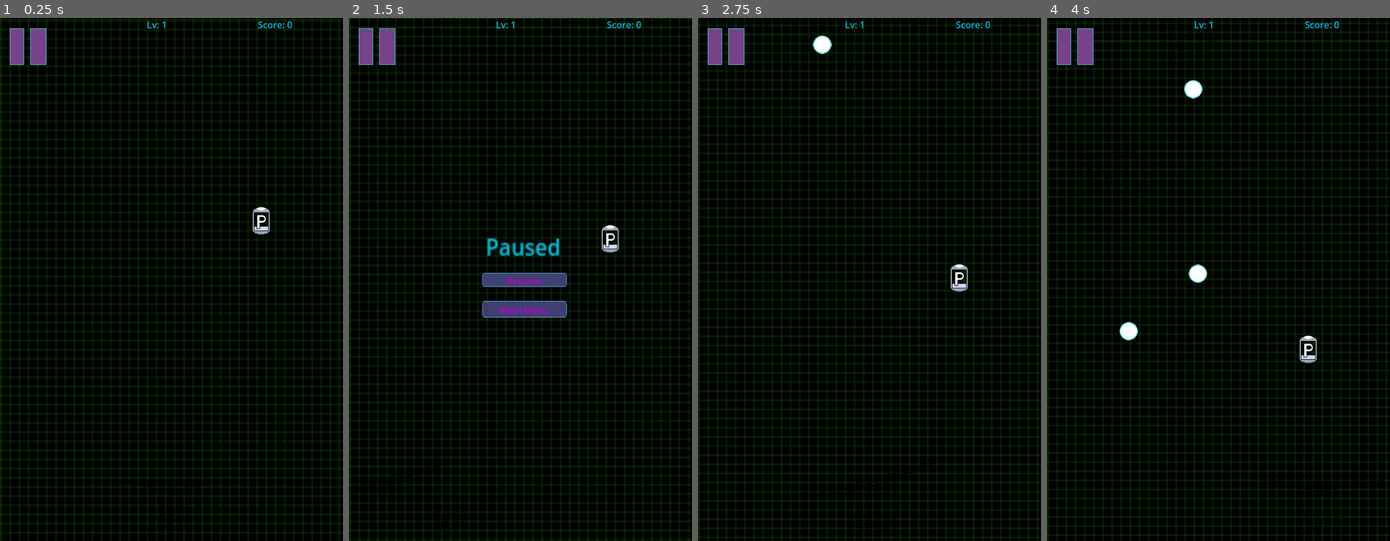
Above: before the commit, frames 1-4 (left to right).
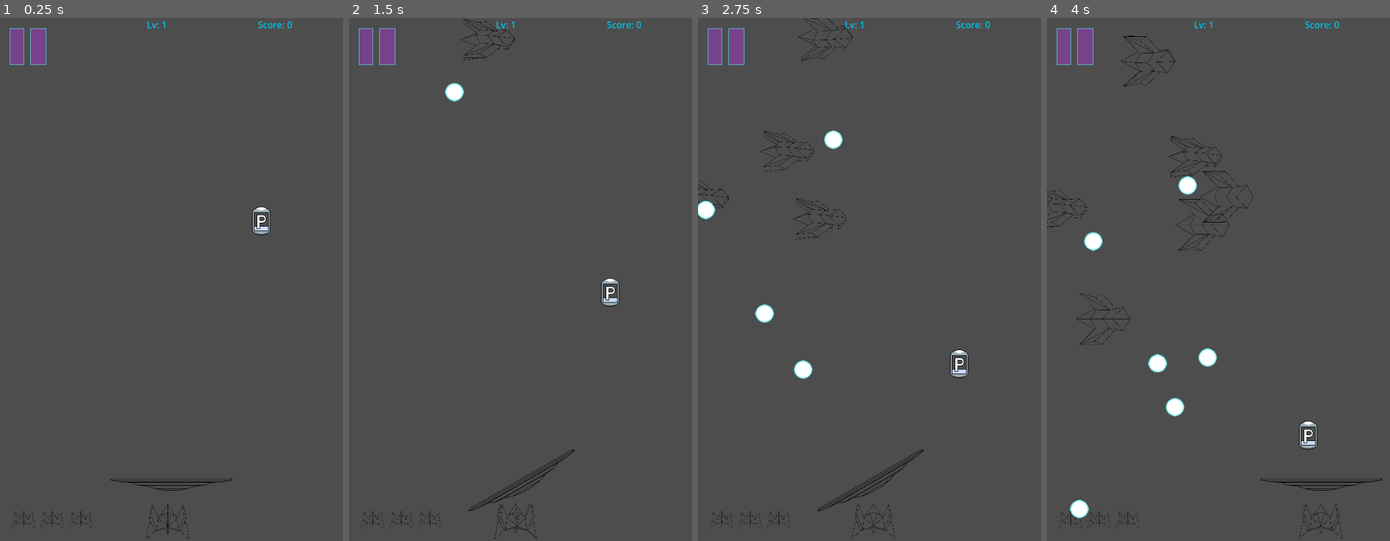
Above: after the commit, the same moments.

Repository: dommie123/Bullet_Hell
Game: Godot game, scene res://nodes/main.tscn
Same seed, same stepped clock (60 frames per second), same inputs: the game is played once before the commit and once after it.
Inputs (mouse positions are in pixels of both pictures, inside the frame that each line leads up to):
- Up to frame 1 (0.25 s): no input
- Up to frame 2 (1.5 s): click (376, 44) at 0.5 s; click (523, 310) at 1.25 s, where only the run before the commit has a clickable "Main Menu"
- Up to frame 3 (2.75 s): click (872, 284) at 2 s, where only the run before the commit has a clickable "Resume"
- Up to frame 4 (4 s): move the mouse to (1221, 483) at 2.77 s; press the mouse at (1221, 483) at 2.78 s; move the mouse to (1321, 357) at 3.52 s; release the mouse at (1321, 357) at 3.53 s; right-click (1321, 357) at 3.6 s

The runs differ from the first frame. In frame 1, 99% of the frame differs, in the area x 0-100%, y 0-100%; in frame 2, 99%; in frame 3, 99%; in frame 4, 99%.

Commit message:
Game Over screen implemented

Diff:
--- a/nodes/main.tscn
+++ b/nodes/main.tscn
@@ -40,15 +40,18 @@
 autostart = true
 
 [node name="Sprite2D" type="Sprite2D" parent="."]
+visible = false
 z_index = -1
 material = SubResource("ShaderMaterial_k8ur7")
 position = Vector2(308, 465)
 texture = ExtResource("7_bndeg")
 
 [connection signal="update_score" from="." to="UI" method="_on_main_update_score"]
+[connection signal="new_game_started" from="UI" to="." method="_on_ui_new_game_started"]
 [connection signal="toggle_game_paused" from="UI" to="." method="_on_ui_toggle_game_paused"]
 [connection signal="deactivate_curse" from="Player" to="." method="_on_player_deactivate_curse"]
 [connection signal="deactivate_powerup" from="Player" to="." method="_on_player_deactivate_powerup"]
+[connection signal="player_died" from="Player" to="." method="_on_player_player_died"]
 [connection signal="player_died" from="Player" to="PlayerShip" method="_on_player_player_died"]
 [connection signal="lose_life" from="PlayerShip" to="UI" method="_on_player_ship_lose_life"]
 [connection signal="lose_life" from="PlayerShip" to="Player" method="_on_player_ship_lose_life"]
--- a/nodes/player_ship.tscn
+++ b/nodes/player_ship.tscn
@@ -153,6 +153,7 @@
 size = Vector2(24, 22)
 
 [node name="PlayerShip" type="RigidBody2D"]
+process_priority = 2
 collision_mask = 192
 mass = 5.0
 inertia = 10.0
--- a/nodes/ui.tscn
+++ b/nodes/ui.tscn
@@ -1,10 +1,11 @@
-[gd_scene load_steps=6 format=3 uid="uid://by45tyjaglmsp"]
+[gd_scene load_steps=7 format=3 uid="uid://by45tyjaglmsp"]
 
 [ext_resource type="Script" path="res://scripts/ui.gd" id="1_7nk61"]
 [ext_resource type="PackedScene" uid="uid://b6ev8dcx56mgj" path="res://nodes/life_count.tscn" id="2_dmacp"]
 [ext_resource type="Texture2D" uid="uid://c18f328b2glqi" path="res://assets/UI/PauseIcon.png" id="2_uj1mv"]
 [ext_resource type="SystemFont" uid="uid://6qb1h1l1641a" path="res://assets/UI/fonts/game_subheading.tres" id="4_wyrm4"]
 [ext_resource type="Texture2D" uid="uid://byq07bmfd2jar" path="res://assets/UI/CustomButtonIcon.png" id="5_os3yk"]
+[ext_resource type="Texture2D" uid="uid://c6rjenyrn4rbt" path="res://assets/UI/GameOverButtonIcon.png" id="6_y8tks"]
 
 [node name="UI" type="ReferenceRect"]
 anchors_preset = 15
@@ -20,6 +21,7 @@
 lifeCountScene = ExtResource("2_dmacp")
 
 [node name="TextureButton" type="TextureButton" parent="."]
+process_priority = 1
 layout_mode = 0
 offset_left = 17.0
 offset_top = 18.0
@@ -111,6 +113,81 @@
 text = "Main Menu"
 horizontal_alignment = 1
 
+[node name="GameOverPanel" type="Panel" parent="."]
+visible = false
+layout_mode = 1
+anchors_preset = 15
+anchor_right = 1.0
+anchor_bottom = 1.0
+grow_horizontal = 2
+grow_vertical = 2
+
+[node name="GameOverLabel" type="Label" parent="GameOverPanel"]
+layout_mode = 0
+offset_left = 184.0
+offset_top = 346.0
+offset_right = 288.0
+offset_bottom = 365.0
+scale = Vector2(2.33522, 2.48999)
+theme_override_colors/font_color = Color(1, 0.301961, 0.235294, 1)
+theme_override_fonts/font = ExtResource("4_wyrm4")
+text = "Game Over"
+horizontal_alignment = 1
+autowrap_mode = 2
+
+[node name="PlayAgainButton" type="TextureButton" parent="GameOverPanel"]
+layout_mode = 0
+offset_left = 230.0
+offset_top = 475.0
+offset_right = 486.0
+offset_bottom = 539.0
+scale = Vector2(0.578125, 0.818182)
+texture_normal = ExtResource("6_y8tks")
+
+[node name="PlayAgainLabel" type="Label" parent="GameOverPanel/PlayAgainButton"]
+layout_mode = 0
+offset_top = 4.88892
+offset_right = 153.0
+offset_bottom = 47.8889
+scale = Vector2(1.67434, 1.18367)
+theme_override_colors/font_color = Color(1, 0.705882, 0.670588, 1)
+theme_override_fonts/font = ExtResource("4_wyrm4")
+text = "Play Again"
+horizontal_alignment = 1
+
+[node name="MainMenuButton" type="TextureButton" parent="GameOverPanel"]
+layout_mode = 0
+offset_left = 230.0
+offset_top = 524.0
+offset_right = 486.0
+offset_bottom = 564.0
+scale = Vector2(0.577299, 0.97561)
+texture_normal = ExtResource("6_y8tks")
+
+[node name="MainMenuLabel" type="Label" parent="GameOverPanel/MainMenuButton"]
+layout_mode = 0
+offset_top = 6.14999
+offset_right = 153.0
+offset_bottom = 49.15
+scale = Vector2(1.68, 1)
+theme_override_colors/font_color = Color(1, 0.705882, 0.670588, 1)
+theme_override_fonts/font = ExtResource("4_wyrm4")
+text = "Main Menu"
+horizontal_alignment = 1
+
+[node name="FinalScoreLabel" type="Label" parent="GameOverPanel"]
+layout_mode = 0
+offset_left = 223.0
+offset_top = 408.0
+offset_right = 372.0
+offset_bottom = 434.0
+theme_override_colors/font_color = Color(1, 0.705882, 0.670588, 1)
+theme_override_fonts/font = ExtResource("4_wyrm4")
+text = "Score: 0"
+horizontal_alignment = 1
+
 [connection signal="pressed" from="TextureButton" to="." method="_on_pause_button_pressed"]
 [connection signal="pressed" from="PauseMenu/ResumeButton" to="." method="_on_resume_button_pressed"]
 [connection signal="pressed" from="PauseMenu/MainMenuButton" to="." method="_on_main_menu_button_pressed"]
+[connection signal="pressed" from="GameOverPanel/PlayAgainButton" to="." method="_on_play_again_button_pressed"]
+[connection signal="pressed" from="GameOverPanel/MainMenuButton" to="." method="_on_main_menu_button_pressed"]
--- a/scripts/Main.gd
+++ b/scripts/Main.gd
@@ -185,3 +185,19 @@
 func _on_ui_toggle_game_paused(paused):
 	$UI/PauseMenu.set_deferred("visible", paused)
 	get_tree().paused = paused
+
+
+func new_game():
+	if get_tree().paused:
+		get_tree().paused = false
+
+	get_tree().reload_current_scene()
+
+
+func _on_ui_new_game_started():
+	new_game()
+
+
+func _on_player_player_died():
+	$UI/GameOverPanel.set_deferred("visible", true)
+	get_tree().paused = true
--- a/scripts/Player.gd
+++ b/scripts/Player.gd
@@ -8,12 +8,14 @@
 var yIsLocked: bool
 var controlsReversed: bool
 var initialYPos: float
-var lives: int
+
 var currentPowerup: int
 var currentCurse: int
 
 enum color {cyan, magenta}#ADDED enumerator used to denote colors throughout the code. Use these when describing a color of enemy, player or bullet
 var shipColor : color = color.cyan #what color the ship currently is
+
+var lives: int	= 3
 
 const MAX_ROTATION = PI / 6 # 30 degrees in radians
 
@@ -24,7 +26,7 @@
 	currentPowerup = 0
 	currentCurse = 0
 	initialYPos = position.y
-	lives = 3
+
 
 # Called every frame. 'delta' is the elapsed time since the previous frame.
 func _process(delta):
--- a/scripts/ui.gd
+++ b/scripts/ui.gd
@@ -1,6 +1,7 @@
 extends Control
 
 signal toggle_game_paused
+signal new_game_started
 signal return_to_main_menu
 
 @export var lifeCountScene: PackedScene
@@ -70,3 +71,7 @@
 
 func _on_pause_button_pressed():
 	toggle_game_paused.emit(true)
+
+
+func _on_play_again_button_pressed():
+	new_game_started.emit()
Binary file added: assets/UI/GameOverButtonIcon.png
Not shown, added: assets/UI/GameOverButtonIcon.png.import
